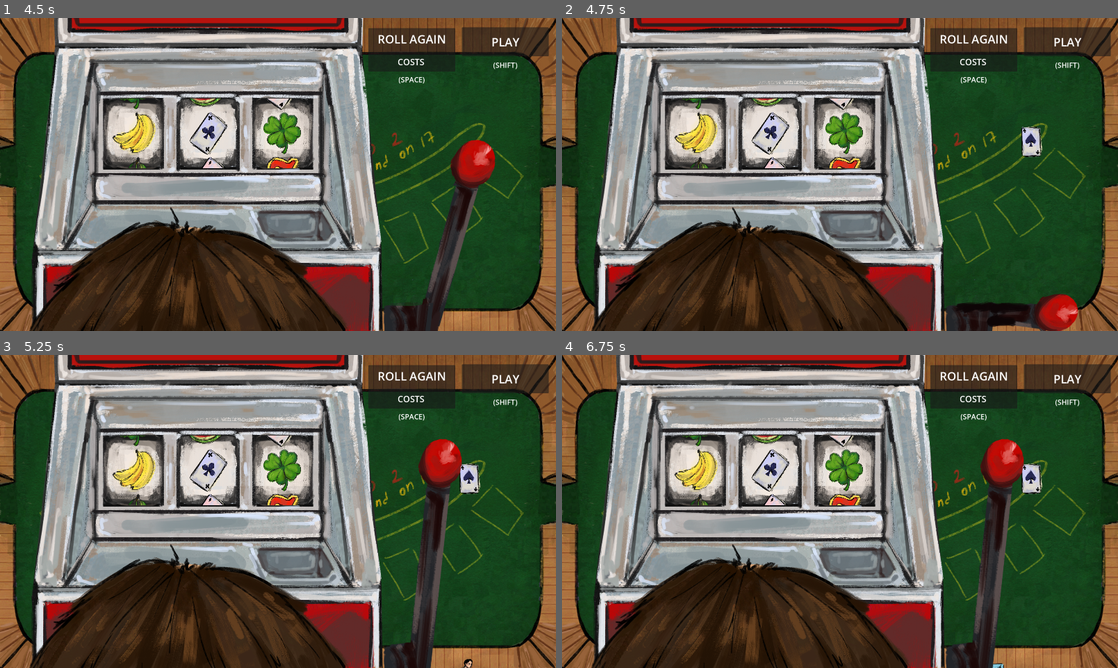
Above: before the commit, frames 1-4 (two rows, left to right).
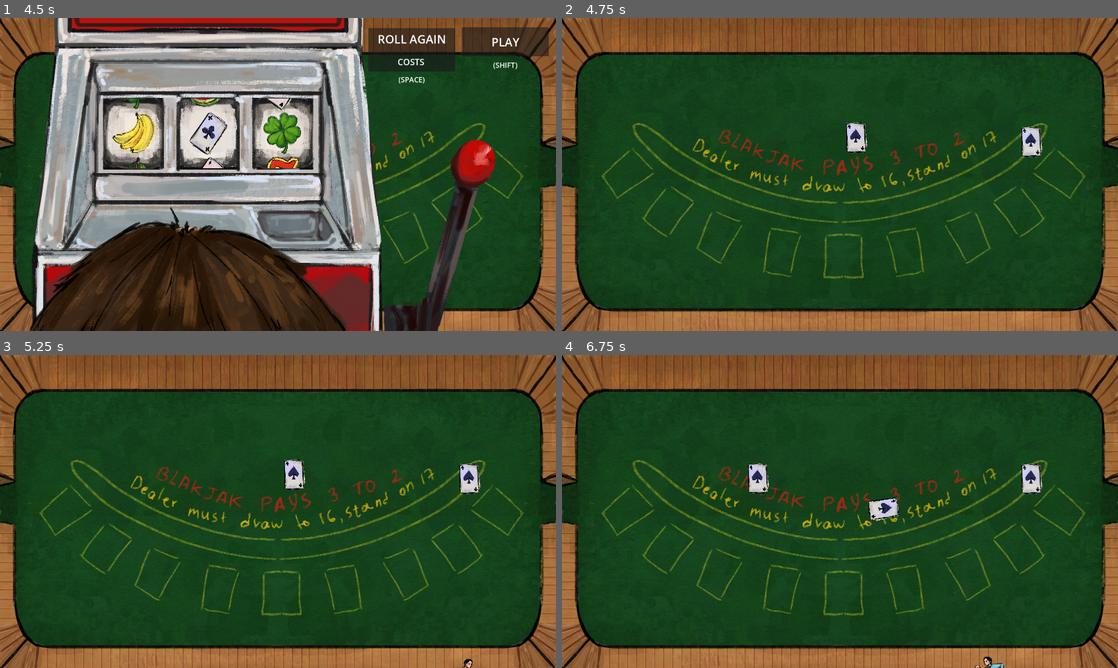
Above: after the commit, the same moments.

Repository: Rionit/GDS-Jam-2025
Game: Godot game, scene res://scenes/MainMenu.tscn
The game is run twice, just before and just after one commit, with the same random seed, the same clock (stepped at 60 frames per second) and the same inputs. The engine's default icon, where the game draws it, is replaced by a stand-in: a white triangle on a blue panel in a dark square.
Inputs (mouse positions are in pixels of both pictures, inside the frame that each line leads up to):
- Up to frame 1 (4.5 s): tap Enter at 0.5 s; move the mouse to (400, 158) at 0.52 s; press the mouse at (400, 158) at 0.53 s; hold D (right) 0.53-1.28 s; tap Shift (dash) at 0.8, 1.35 s; move the mouse to (166, 190) at 1.27 s; release the mouse at (166, 190) at 1.28 s; hold S (down) 1.28-2 s; click (166, 190) at 1.55 s; click "(SPACE)" at 2 s; click "(SPACE)" at 2.75 s; click "(SHIFT)" at 3.5 s; move the mouse to (333, 105) at 4.27 s; press the mouse at (333, 105) at 4.28 s; hold D (right) from 4.28 s (still down)
- Up to frame 2 (4.75 s): keep holding D (right); tap Shift (dash) at 4.55 s
- Up to frame 3 (5.25 s): move the mouse to (250, 574) at 5.02 s; release D (right) at 5.03 s; release the mouse at (250, 574) at 5.03 s; hold W (up) from 5.03 s (still down); tap Shift (dash) at 5.1 s
- Up to frame 4 (6.75 s): click (812, 574) at 5.3 s; move the mouse to (1006, 558) at 5.77 s; release W (up) at 5.78 s; press the mouse at (1006, 558) at 5.78 s; hold A (left) from 5.78 s (still down); tap Shift (dash) at 6.05, 6.6 s; move the mouse to (673, 464) at 6.52 s; release the mouse at (673, 464) at 6.53 s

Frame 1 is identical in both runs. In frame 2, 64% of the frame differs, in the area x 5-99%, y 0-100%; in frame 3, 66%; in frame 4, 66%.

Commit message:
Fixed PerkMachine

Diff:
--- a/scenes/PerkMachine.tscn
+++ b/scenes/PerkMachine.tscn
@@ -10,7 +10,7 @@
 [ext_resource type="Texture2D" uid="uid://b5abnjri3a0nx" path="res://sprites/icons_ui/dollar.png" id="8_3y3w2"]
 [ext_resource type="Script" uid="uid://dq026oovgyr6t" path="res://scripts/Icon.gd" id="9_gtdnv"]
 
-[node name="PerkMachine" type="Control"]
+[node name="PerkMachine" type="Control" node_paths=PackedStringArray("roll_again_button", "play_button", "roll_button_cost")]
 z_index = 200
 layout_mode = 3
 anchors_preset = 15
@@ -21,6 +21,9 @@
 size_flags_horizontal = 4
 size_flags_vertical = 4
 script = ExtResource("1_gpvhc")
+roll_again_button = NodePath("RollAgainButton")
+play_button = NodePath("PlayButton")
+roll_button_cost = NodePath("RollAgainButton/VBoxContainer/HBoxContainer/Label")
 
 [node name="MarginContainer" type="MarginContainer" parent="."]
 layout_mode = 1
--- a/scripts/PerkMachine.gd
+++ b/scripts/PerkMachine.gd
@@ -63,17 +63,23 @@
 
 func _ready() -> void:
 	hide()
+	play_button.pressed.connect(SceneManager.deactivate_perk_machine)
+	roll_again_button.pressed.connect(spin_machine)
 
 func _unhandled_input(event: InputEvent) -> void:
 	if is_hidden:
 		return
 
-	if event.is_action_pressed("attack"):
-		#AudioManager.play_music(load("res://sound/levels/music_bg.wav"))
-		#AudioManager.fade_in_music()
-		spin_machine()
-		#Player.money += 100
-		#GUI.update_money(Player.money)
+	if spinning_columns == 0:
+		if event.is_action_pressed("attack"):
+			#AudioManager.play_music(load("res://sound/levels/music_bg.wav"))
+			#AudioManager.fade_in_music()
+			spin_machine()
+			#Player.money += 100
+			#GUI.update_money(Player.money)
+		elif event.is_action_pressed("dash"):
+			SceneManager.deactivate_perk_machine()
+
 
 func stop_spinning_callback():
 	spinning_columns -= 1
@@ -123,7 +129,6 @@
 
 	spinning_columns = 3
 
-
 func get_final_perk() -> Perk:
 	var random = randi() % 100 + 1
 
